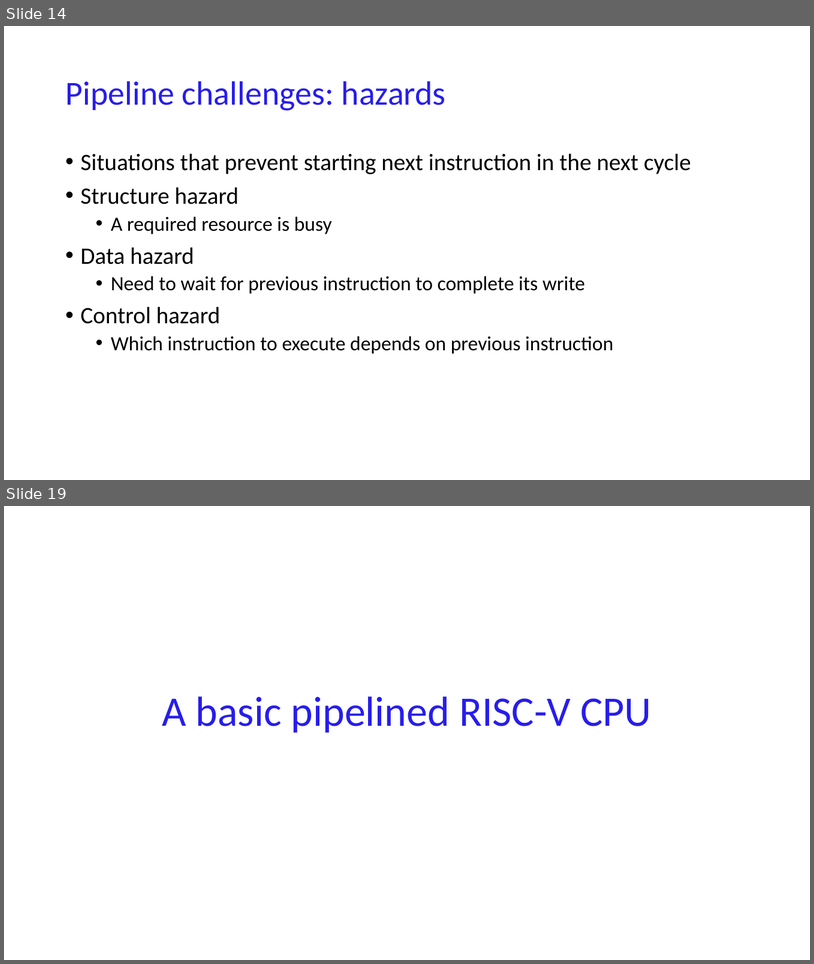
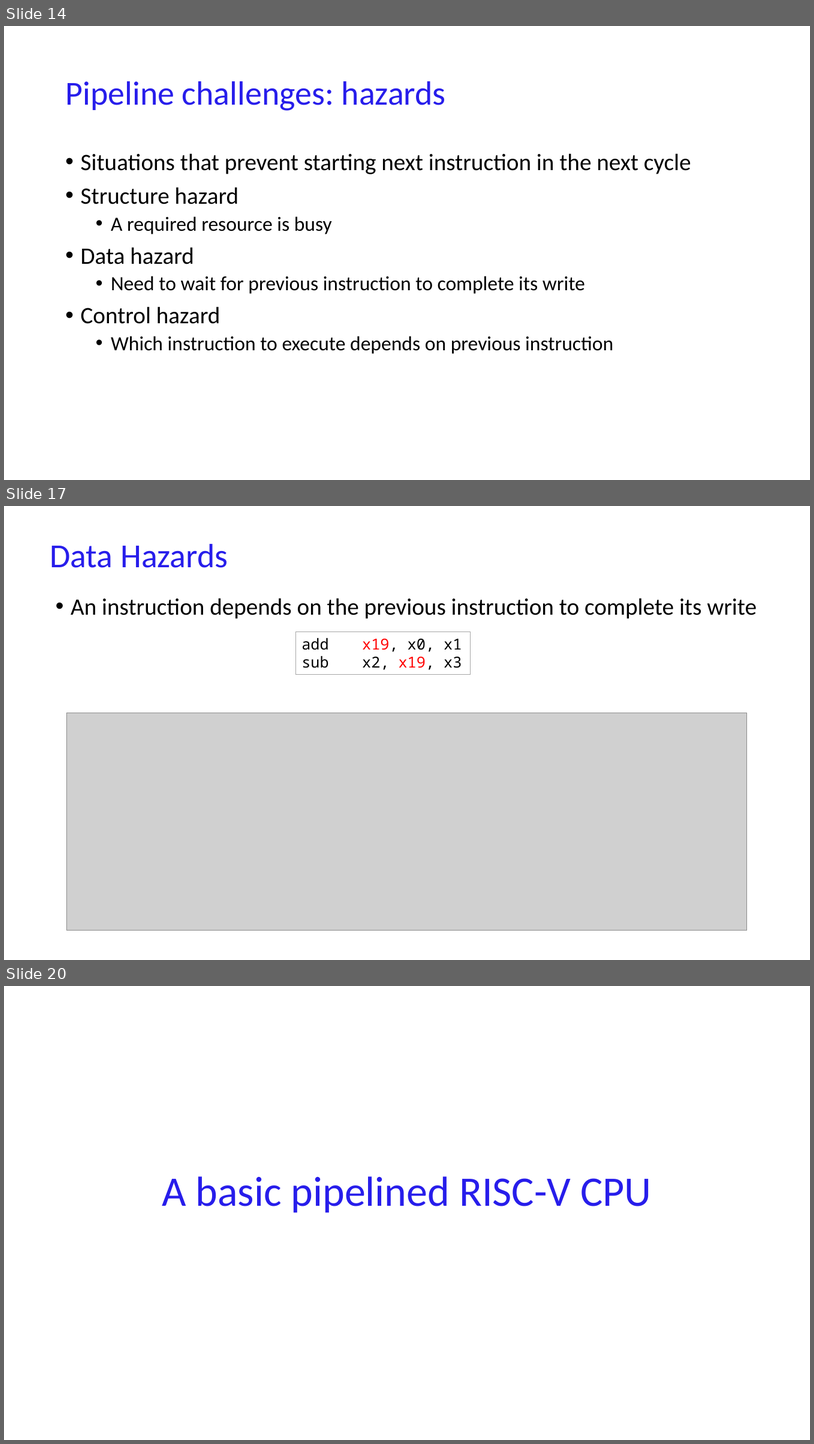
Before and after one commit to NYU-CSO/nyu-cso.github.io, a slide deck: notes/arch-simple2-pipeline.pptx. Shown one above the other, each under a label of ours: slides 14 and 19 before the commit, slides 14, 17 and 20 after it; the slides between them are not shown. The pictures are 814x964 and 814x1444 pixels, drawn with LibreOffice and Linux fonts; fonts in the diff are those of the drawing; grey boxes stand for pictures. Boxes give left, top, right and bottom in pixels: in the first picture for what was removed or moved away, otherwise in the second. Text is boxed around its words. In the diff, an @@ line names an element or a change of style, - is before the commit and + after.

```diff
--- a/notes/arch-simple2-pipeline.pptx
+++ b/notes/arch-simple2-pipeline.pptx
@@ slide 17 added at [4, 506, 810, 960], background #FFFFFF @@
@@ title added at [50, 544, 228, 568], 40 pt, text #271DEB @@
+Data Hazards
@@ text added at [71, 598, 757, 619], 28 pt, text #000000 @@
+  • An instruction depends on the previous instruction to complete its write
@@ rectangle added at [296, 632, 471, 675], outline #A6A6A6 0.75 pt, 18 pt, text #000000 @@
+add x19, x0, x1
+sub x2, x19, x3
@@ picture added at [67, 713, 747, 930] @@
@@ what was slide 19 is now slide 20 @@
```
Also in this commit, not shown: 11 slides changed, 1 other file.
